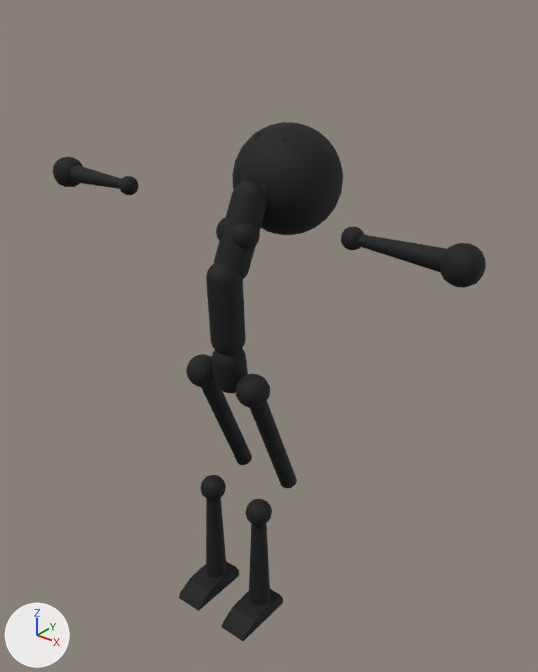
Before and after pictures for a commit that changed the Blender file Assets/Art/_blend/Stickman_TPose.blend.
Both versions are drawn from a 50 mm camera at (2.31, -2.58, 3.44) aimed at (0.02, 0.28, 1.66). The axes (+X, +Y, +Z) are drawn at lower left. The lights are the same throughout.

The older version as bpy lines, for what is in view:
```python
ob_head = bpy.data.objects.new('Head', me_sphere_002)
ob_head.location = (0.0, 0.462, 2.484)
ob_head.rotation_euler = (-1.195, 0.0, 0.0)  # degrees (-68, 0, 0)
ob_hips = bpy.data.objects.new('Hips', me_roundcube_017)
ob_hips.location = (0.0, -0.017, 1.585)
ob_hips.rotation_euler = (0.13, 0.0, 0.0)  # degrees (7.4, 0, 0)
ob_leftforearm = bpy.data.objects.new('LeftForeArm', me_cube_039)
ob_leftforearm.location = (0.7, 0.0, 2.432)
ob_leftforearm.rotation_euler = (-0.0000115, 0.006, -0.00397)  # degrees (0, 0.3, -0.2)
ob_leftleg = bpy.data.objects.new('LeftLeg', me_cube_041)
ob_leftleg.location = (0.173, 0.0, 0.717)
ob_leftuparm = bpy.data.objects.new('LeftUpArm', me_cube_037)
ob_leftuparm.location = (0.0392, 0.0645, 2.293)
ob_leftuparm.rotation_euler = (-1.322, -0.983, 1.447)  # degrees (-76, -56, 83)
ob_leftupleg = bpy.data.objects.new('LeftUpLeg', me_cube_038)
ob_leftupleg.location = (0.173, -0.04, 1.519)
ob_leftupleg.rotation_euler = (0.396, 0.0, 0.0)  # degrees (23, 0, 0)
ob_neck = bpy.data.objects.new('Neck', me_roundcube_042)
ob_neck.location = (0.0, 0.232, 2.448)
ob_neck.rotation_euler = (-0.875, 0.0, 0.0)  # degrees (-50, 0, 0)
ob_rightfoot = bpy.data.objects.new('RightFoot', me_cube_049)
ob_rightfoot.location = (-0.175, -0.0623, 0.0354)
ob_rightforearm = bpy.data.objects.new('RightForeArm', me_cube_046)
ob_rightforearm.location = (-0.7, 0.0, 2.432)
ob_rightforearm.rotation_euler = (0.0, -0.00561, 0.00351)  # degrees (0, -0.3, 0.2)
# also in view: 'RightLeg' at (-0.17, 0.0, 0.43); 'LeftFoot' at (0.17, -0.07, 0.03); 'RightUpLeg' at (-0.17, 0.1, 1.18); 'Spine01' at (0.0, -0.03, 1.93); 'Spine02' at (0.0, 0.08, 2.3)
```
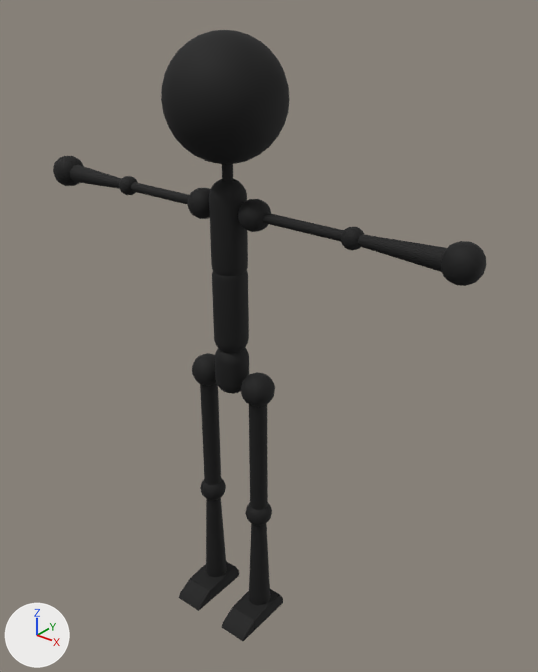
Patch to the scene script:
```diff
--- a/Assets/Art/_blend/Stickman_TPose.blend.py
+++ b/Assets/Art/_blend/Stickman_TPose.blend.py
@@ ob_hips @@
 ob_hips = bpy.data.objects.new('Hips', me_roundcube_017)
-ob_hips.location = (0.0, -0.017, 1.585)
-ob_hips.rotation_euler = (0.13, 0.0, 0.0)  # degrees (7.4, 0, 0)
+ob_hips.location = (0.0, 0.0, 1.581)
@@ ob_spine01 @@
 ob_spine01 = bpy.data.objects.new('Spine01', me_roundcube_018)
-ob_spine01.location = (0.0, -0.0335, 1.928)
-ob_spine01.rotation_euler = (0.0449, 0.0, 0.0)  # degrees (2.6, 0, 0)
+ob_spine01.parent = ob_hips
+ob_spine01.matrix_parent_inverse = Matrix(((1.0, 0.0, 0.0, 0.0), (0.0, 1.0, 0.0, 0.0), (0.0, 0.0, 1.0, -1.581), (0.0, 0.0, 0.0, 1.0)))
+ob_spine01.location = (0.0, 0.0, 1.926)
@@ ob_spine02 @@
 ob_spine02 = bpy.data.objects.new('Spine02', me_roundcube_041)
-ob_spine02.location = (0.0, 0.0846, 2.295)
-ob_spine02.rotation_euler = (-0.439, 0.0, 0.0)  # degrees (-25, 0, 0)
+ob_spine02.parent = ob_spine01
+ob_spine02.matrix_parent_inverse = Matrix(((1.0, 0.0, 0.0, 0.0), (0.0, 1.0, 0.0, 0.0), (0.0, 0.0, 1.0, -1.926), (0.0, 0.0, 0.0, 1.0)))
+ob_spine02.location = (0.0, 0.0, 2.324)
@@ ob_neck @@
 ob_neck = bpy.data.objects.new('Neck', me_roundcube_042)
-ob_neck.location = (0.0, 0.232, 2.448)
-ob_neck.rotation_euler = (-0.875, 0.0, 0.0)  # degrees (-50, 0, 0)
+ob_neck.location = (0.0, 0.0, 2.623)
@@ ob_leftuparm @@
 ob_leftuparm = bpy.data.objects.new('LeftUpArm', me_cube_037)
-ob_leftuparm.location = (0.0392, 0.0645, 2.293)
-ob_leftuparm.rotation_euler = (-1.322, -0.983, 1.447)  # degrees (-76, -56, 83)
+ob_leftuparm.parent = ob_spine02
+ob_leftuparm.matrix_parent_inverse = Matrix(((1.0, 0.0, 0.0, 0.0), (0.0, 1.0, 0.0, 0.0), (0.0, 0.0, 1.0, -2.324), (0.0, 0.0, 0.0, 1.0)))
+ob_leftuparm.location = (0.162, 0.0, 2.432)
 _m = ob_leftuparm.modifiers.new('Subdivision', 'SUBSURF')
@@ ob_leftupleg @@
 ob_leftupleg = bpy.data.objects.new('LeftUpLeg', me_cube_038)
-ob_leftupleg.location = (0.173, -0.04, 1.519)
-ob_leftupleg.rotation_euler = (0.396, 0.0, 0.0)  # degrees (23, 0, 0)
+ob_leftupleg.location = (0.173, 0.0, 1.509)
 _m = ob_leftupleg.modifiers.new('Subdivision', 'SUBSURF')
@@ ob_leftforearm @@
 ob_leftforearm = bpy.data.objects.new('LeftForeArm', me_cube_039)
+ob_leftforearm.parent = ob_leftuparm
+ob_leftforearm.matrix_parent_inverse = Matrix(((1.0, 0.0, 0.0, -0.162), (0.0, 1.0, 0.0, 0.0), (0.0, 0.0, 1.0, -2.432), (0.0, 0.0, 0.0, 1.0)))
 ob_leftforearm.location = (0.7, 0.0, 2.432)
-ob_leftforearm.rotation_euler = (-0.0000115, 0.006, -0.00397)  # degrees (0, 0.3, -0.2)
 _m = ob_leftforearm.modifiers.new('Subdivision', 'SUBSURF')
@@ ob_leftleg @@
 ob_leftleg = bpy.data.objects.new('LeftLeg', me_cube_041)
+ob_leftleg.parent = ob_leftupleg
+ob_leftleg.matrix_parent_inverse = Matrix(((1.0, 0.0, 0.0, -0.173), (0.0, 1.0, 0.0, 0.0), (0.0, 0.0, 1.0, -1.509), (0.0, 0.0, 0.0, 1.0)))
 ob_leftleg.location = (0.173, 0.0, 0.717)
@@ ob_rightuparm @@
 ob_rightuparm = bpy.data.objects.new('RightUpArm', me_cube_044)
-ob_rightuparm.location = (-0.0425, 0.0692, 2.295)
-ob_rightuparm.rotation_euler = (-1.331, 1.008, -1.429)  # degrees (-76, 58, -82)
+ob_rightuparm.parent = ob_spine02
+ob_rightuparm.matrix_parent_inverse = Matrix(((1.0, 0.0, 0.0, 0.0), (0.0, 1.0, 0.0, 0.0), (0.0, 0.0, 1.0, -2.324), (0.0, 0.0, 0.0, 1.0)))
+ob_rightuparm.location = (-0.162, 0.0, 2.432)
 _m = ob_rightuparm.modifiers.new('Subdivision', 'SUBSURF')
@@ ob_rightupleg @@
 ob_rightupleg = bpy.data.objects.new('RightUpLeg', me_cube_045)
-ob_rightupleg.location = (-0.173, -0.041, 1.519)
-ob_rightupleg.rotation_euler = (0.41, 0.0, 0.0)  # degrees (23, 0, 0)
+ob_rightupleg.location = (-0.173, 0.0, 1.509)
 _m = ob_rightupleg.modifiers.new('Subdivision', 'SUBSURF')
@@ ob_rightforearm @@
 ob_rightforearm = bpy.data.objects.new('RightForeArm', me_cube_046)
+ob_rightforearm.parent = ob_rightuparm
+ob_rightforearm.matrix_parent_inverse = Matrix(((1.0, 0.0, 0.0, 0.162), (0.0, 1.0, 0.0, 0.0), (0.0, 0.0, 1.0, -2.432), (0.0, 0.0, 0.0, 1.0)))
 ob_rightforearm.location = (-0.7, 0.0, 2.432)
-ob_rightforearm.rotation_euler = (0.0, -0.00561, 0.00351)  # degrees (0, -0.3, 0.2)
 _m = ob_rightforearm.modifiers.new('Subdivision', 'SUBSURF')
@@ ob_rightleg @@
 ob_rightleg = bpy.data.objects.new('RightLeg', me_cube_048)
+ob_rightleg.parent = ob_rightupleg
+ob_rightleg.matrix_parent_inverse = Matrix(((1.0, 0.0, 0.0, 0.173), (0.0, 1.0, 0.0, 0.0), (0.0, 0.0, 1.0, -1.509), (0.0, 0.0, 0.0, 1.0)))
 ob_rightleg.location = (-0.173, 0.0, 0.722)
@@ ob_head @@
 ob_head = bpy.data.objects.new('Head', me_sphere_002)
-ob_head.location = (0.0, 0.462, 2.484)
-ob_head.rotation_euler = (-1.195, 0.0, 0.0)  # degrees (-68, 0, 0)
+ob_head.parent = ob_neck
+ob_head.matrix_parent_inverse = Matrix(((1.0, 0.0, 0.0, 0.0), (0.0, 1.0, 0.0, 0.0), (0.0, 0.0, 1.0, -2.623), (0.0, 0.0, 0.0, 1.0)))
+ob_head.location = (0.0, 0.0, 2.937)
```

Location of each change, (x1, y1, x2, y2) in pixels of the pictures (538 x 672 px):
'Head', moved, turned: before (232, 122, 343, 235); after (161, 30, 290, 164)
'Spine02', moved, turned: before (214, 181, 267, 279); after (209, 179, 248, 276)
'LeftUpLeg', moved, turned: before (235, 373, 297, 488); after (240, 372, 275, 510)
'LeftForeArm', moved, turned: before (341, 227, 486, 288); after (341, 227, 447, 272)
'RightUpLeg', moved, turned: before (186, 354, 252, 465); after (192, 353, 221, 485)
'Spine01', moved, turned: before (206, 263, 246, 355); after (212, 271, 249, 353)
'LeftUpArm', moved, turned: before (230, 137, 287, 250); after (238, 199, 344, 242)
'LeftLeg', moved: before (245, 499, 272, 605); after (245, 503, 272, 605)
'RightLeg', moved: before (200, 475, 227, 577); after (200, 478, 227, 577)
'LeftHand', now drawn (black): after (441, 241, 486, 286)
'RightForeArm', moved, turned: before (53, 157, 139, 195); after (70, 165, 138, 195)
'RightUpArm', moved, turned: before (216, 132, 262, 240); after (131, 182, 211, 219)
'Hips', moved, turned: before (212, 349, 248, 393); after (215, 348, 249, 394)
'Right_Hand', now drawn (black): after (53, 156, 83, 186)
'Neck', moved, turned (not visible before): after (222, 164, 233, 181)
